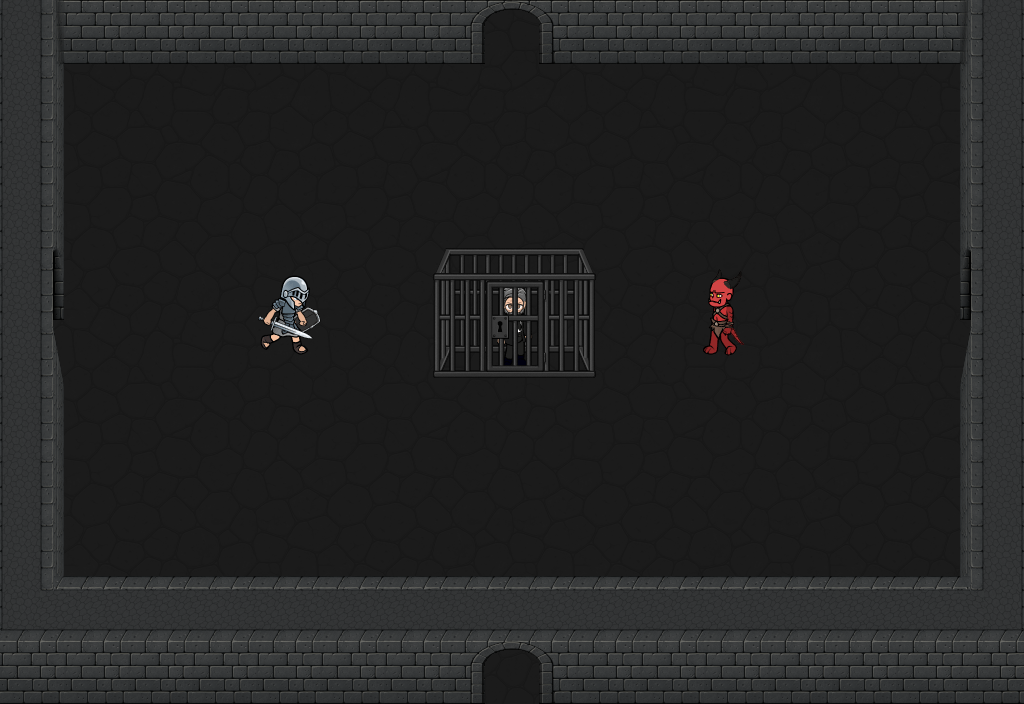
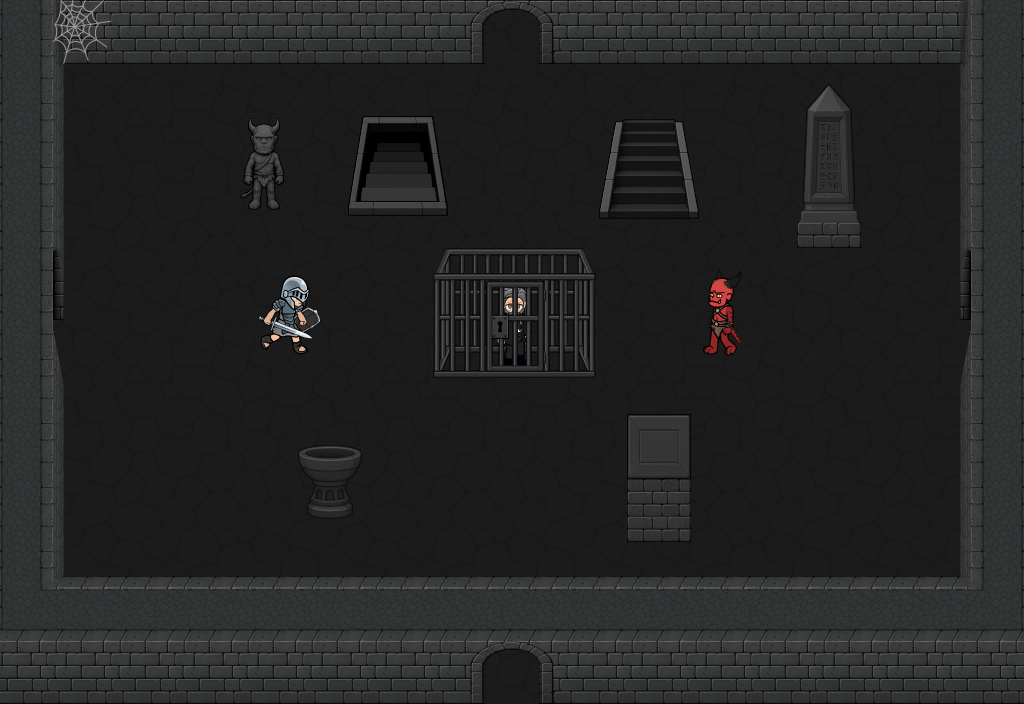
Layer changes from the first (1024, 704) image to the second:
added layer "cobweb.png" above "hold_wall_se" over [53, 0, 111, 64]
added layer "devil_statue.png" above "obelisk.png" over [240, 118, 285, 210]
added layer "obelisk.png" above "stairs_down.png" over [797, 84, 861, 248]
added layer "stairs_down.png" above "stairs_up.png" over [348, 116, 448, 216]
added layer "stairs_up.png" above "torch_base.png" over [599, 119, 699, 219]
added layer "torch_base.png" above "wall_block.png" over [298, 445, 362, 519]
added layer "wall_block.png" above "Background copy #2" over [627, 414, 691, 542]
